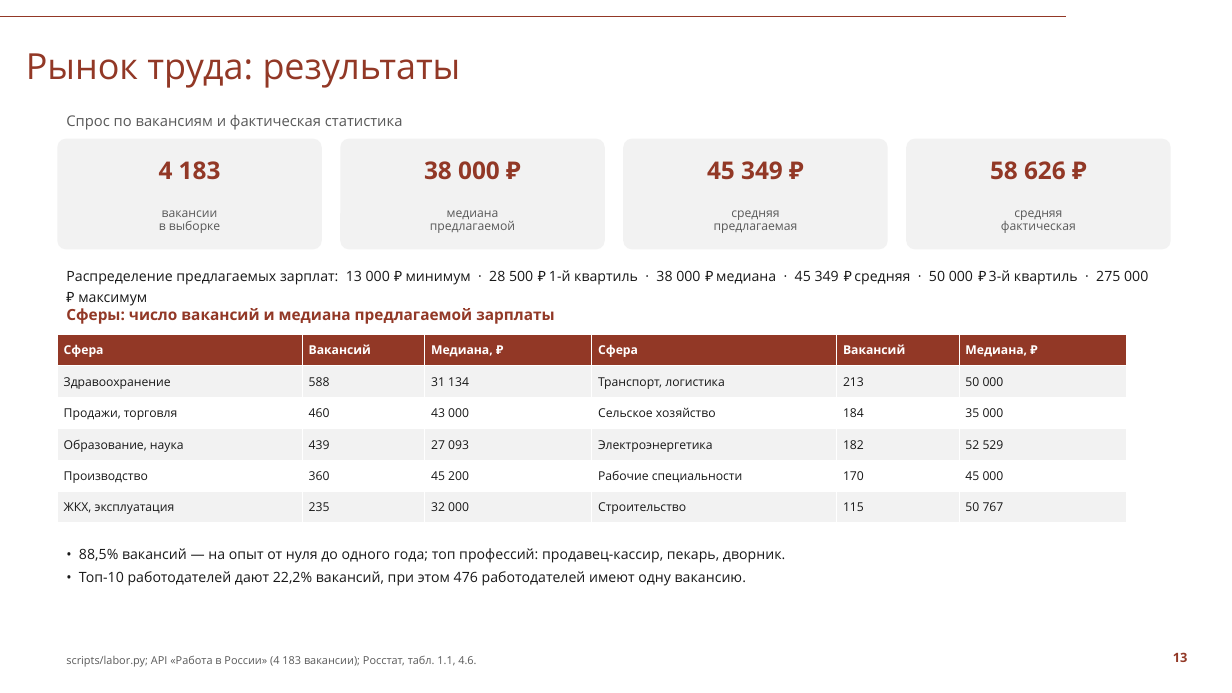
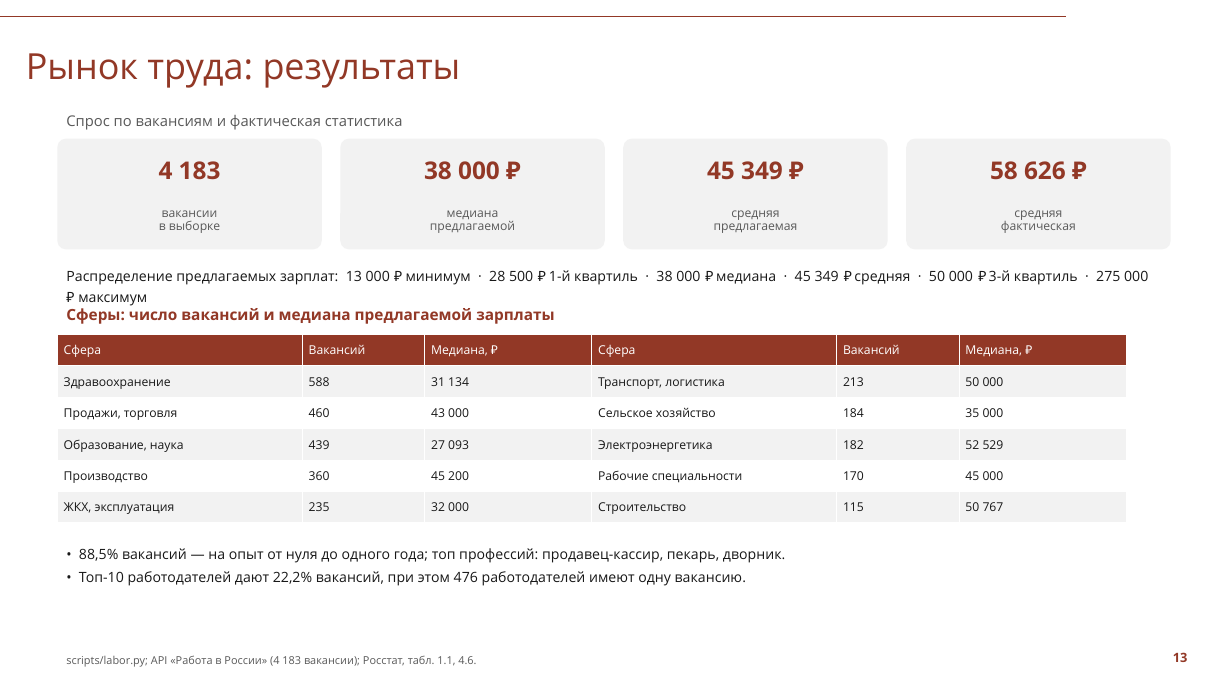
Before and after one commit to Seabas1/Analysis-of-regions, a slide deck: slide 13 of Саратовская_область_презентация_СПбГУ.pptx. Drawn at 1232x693 pixels with LibreOffice and Linux fonts; fonts in the diff are those of the drawing; background and template pictures are left out. Boxes give left, top, right and bottom in pixels: in the first picture for what was removed or moved away, otherwise in the second. Text is boxed around its words. In the diff, an @@ line names an element or a change of style, - is before the commit and + after.

```diff
--- a/Саратовская_область_презентация_СПбГУ.pptx
+++ b/Саратовская_область_презентация_СПбГУ.pptx
@@ table at <box>57,335,1128,523</box> @@
@@ bold off in "Сфера", "Вакансий", "Медиана, ₽", "Сфера" and 2 more places @@
```
Also in this commit, not shown: 9 other slides changed, 2 other files.
